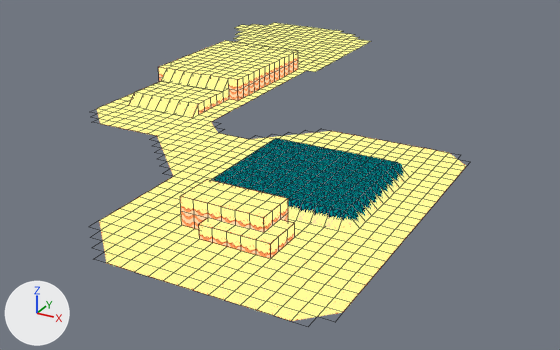
The Blender file PROJECT_ASSETS/LEVELS/BEACH_DEMO_1/beach_tile_demo_2.blend as it was, and as the next commit left it.
Before and after are seen from a camera (50 mm lens) standing at (22.5, -34.3, 22.6) and looking at (-8.7, 22.4, -5.7). The lights are fixed; the arrows at lower left show +X, +Y and +Z. Mesh edges are drawn as thin lines.

Before the edit, the objects in view are built like this:
```python
me_cube = bpy.data.meshes.new('Cube')
me_cube.from_pydata(...)  # 1391 vertices, 1313 faces, 2 loose edges; spans x -30.0..9.0, y -5.0..54.0, z 0.0..2.0
me_cube.materials.append(mat_tex_beach)
ob_cube = bpy.data.objects.new('Cube', me_cube)
ob_cube.location = (0.0, 0.0, 0.0)
```
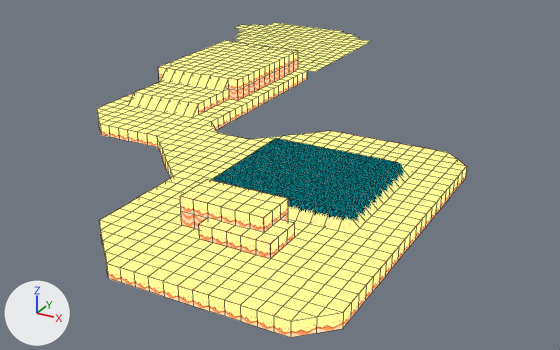
Changed parts and their boxes (x1, y1, x2, y2) in the pictures (560 x 350 px):
'Cube', reshaped
    before: (89, 23, 470, 327)
    after: (97, 23, 467, 337)
part 1 of me_cube, built on
    before: (89, 69, 470, 327)
    after: (97, 69, 467, 337)

The change in detail:
me_cube is used by ob_cube; location (0.0, 0.0, 0.0).
me_cube had 1391 vertices, 1313 faces, 2 loose edges and spanned x -30.0..9.0, y -5.0..54.0, z 0.0..2.0.
me_cube now has 1481 vertices, 1439 faces, 2 loose edges and spans x -30.0..9.0, y -5.0..54.0, z -1.0..2.0.
Part 1, on me_cube:
42 vertices are removed from x -24.0..9.0, y -5.0..23.0, z 0.0..1.0.
64 faces are deleted.
132 new vertices lie (0.0, 0.0, -1.0) away from vertices in x -24.0..9.0, y -5.0..40.0, z 0.0.
190 new faces join them.
